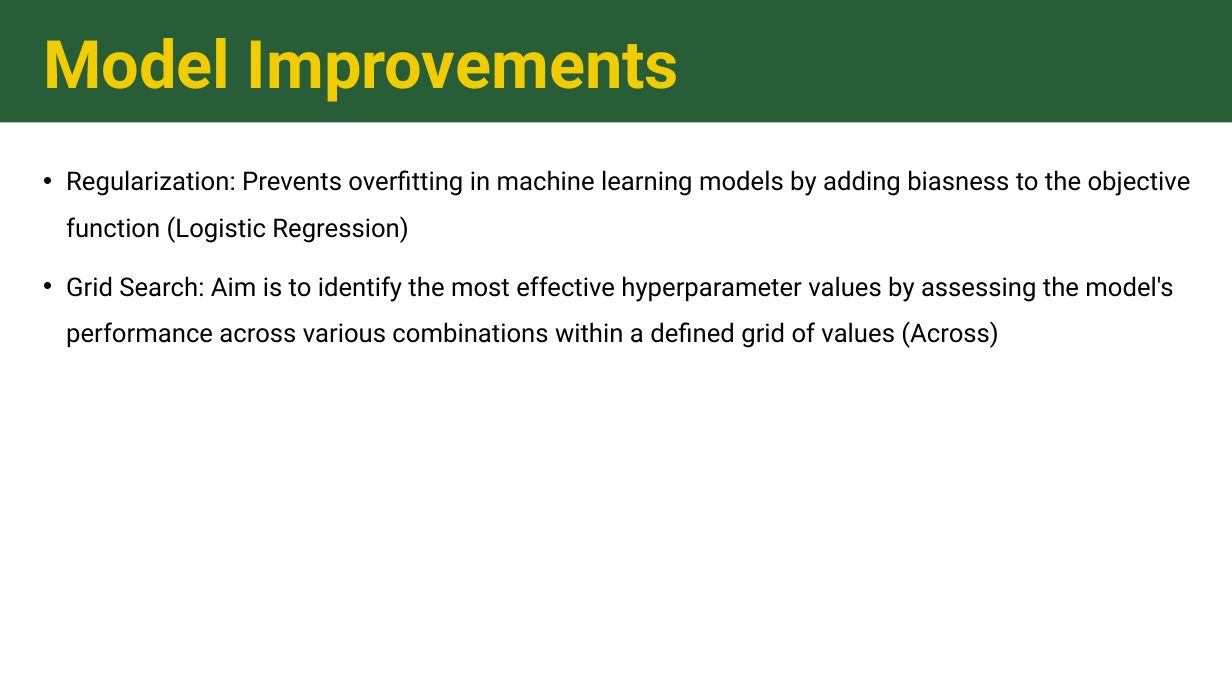
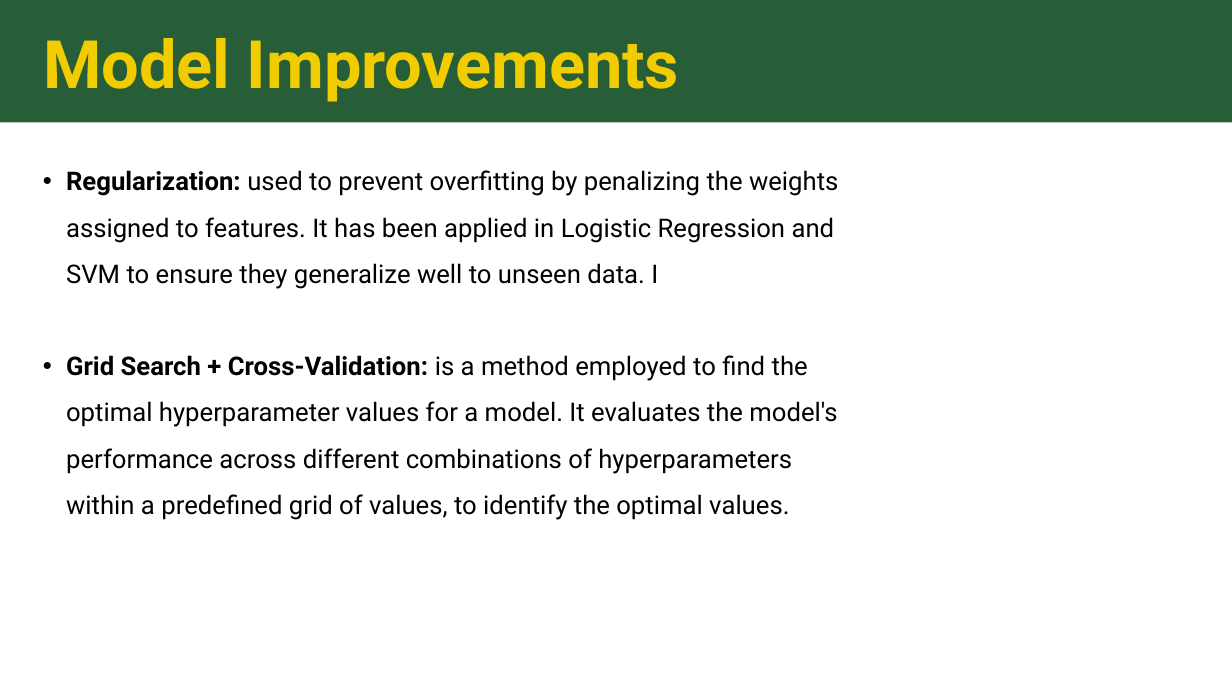
Before and after one commit to sk2003hw/Airline_Delay_and_Cancellation_Analysis, a slide deck: slide 13 of MATH 509_Project Presentation_Draft.pptx (slide 12 before the commit). Drawn at 1232x693 pixels with LibreOffice and Linux fonts; fonts in the diff are those of the drawing. Boxes give left, top, right and bottom in pixels: in the first picture for what was removed or moved away, otherwise in the second. Text is boxed around its words. In the diff, an @@ line names an element or a change of style, - is before the commit and + after.

Commit message:
updated ppt after modelling and metrics

```diff
--- a/MATH 509_Project Presentation_Draft.pptx
+++ b/MATH 509_Project Presentation_Draft.pptx
@@ text at [66, 170, 838, 520]: text changed @@
-• Regularization: Prevents overfitting in machine learning models by adding biasness to the objective function (Logistic Regression)
-• Grid Search: Aim is to identify the most effective hyperparameter values by assessing the model's performance across various combinations within a defined grid of values (Across)
+• Regularization: used to prevent overfitting by penalizing the weights assigned to features. It has been applied in Logistic Regression and SVM to ensure they generalize well to unseen data. I
+• Grid Search + Cross-Validation: is a method employed to find the optimal hyperparameter values for a model. It evaluates the model's performance across different combinations of hyperparameters within a predefined grid of values, to identify the optimal values.
```
Also in this commit, not shown: 8 other slides changed, 6 slides added, 4 slides removed.
